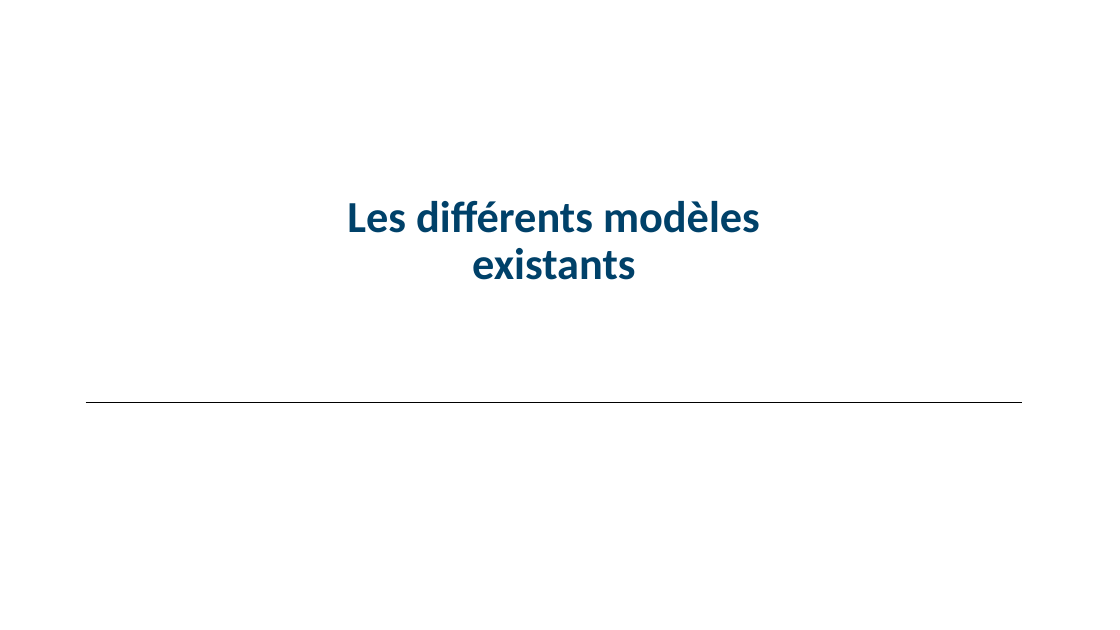
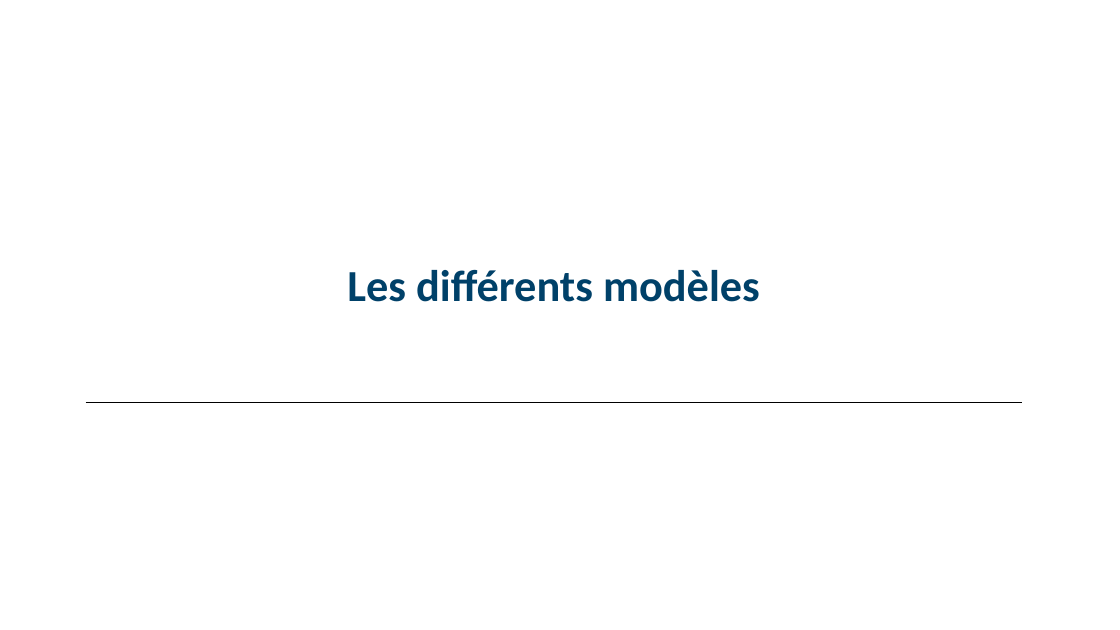
Before and after one commit to M-Berthelin/energy_mod_ISEL_MIX5, a slide deck: slide 3 of slides/3_Mod.pptx. Drawn at 1120x630 pixels with LibreOffice and Linux fonts; fonts in the diff are those of the drawing. Boxes give left, top, right and bottom in pixels: in the first picture for what was removed or moved away, otherwise in the second. Text is boxed around its words. In the diff, an @@ line names an element or a change of style, - is before the commit and + after.

```diff
--- a/slides/3_Mod.pptx
+++ b/slides/3_Mod.pptx
@@ title at box(347, 270, 760, 302): text changed @@
-Les différents modèles existants
+Les différents modèles
```
Also in this commit, not shown: 7 other slides changed, 2 other files.
